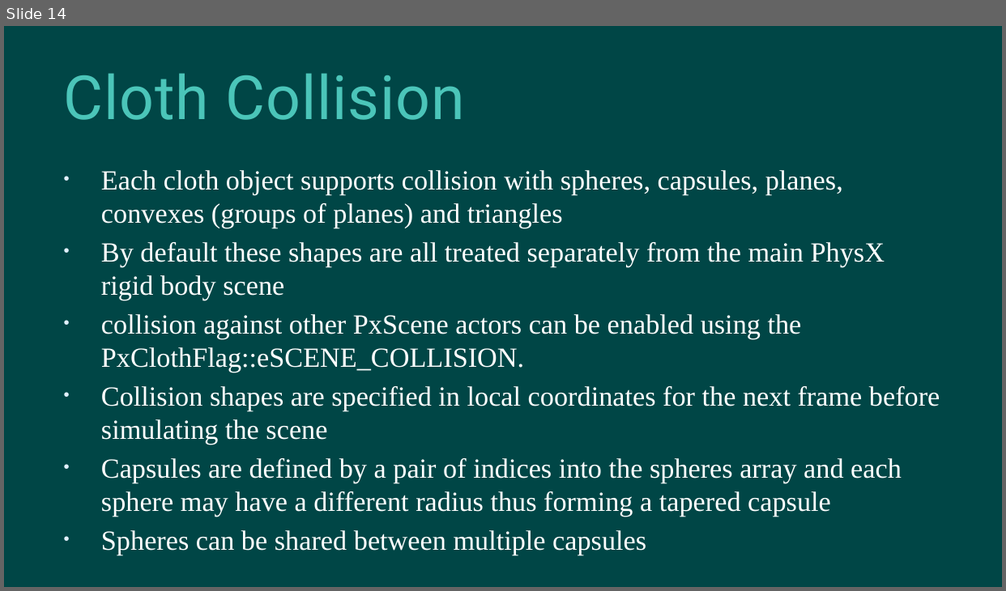
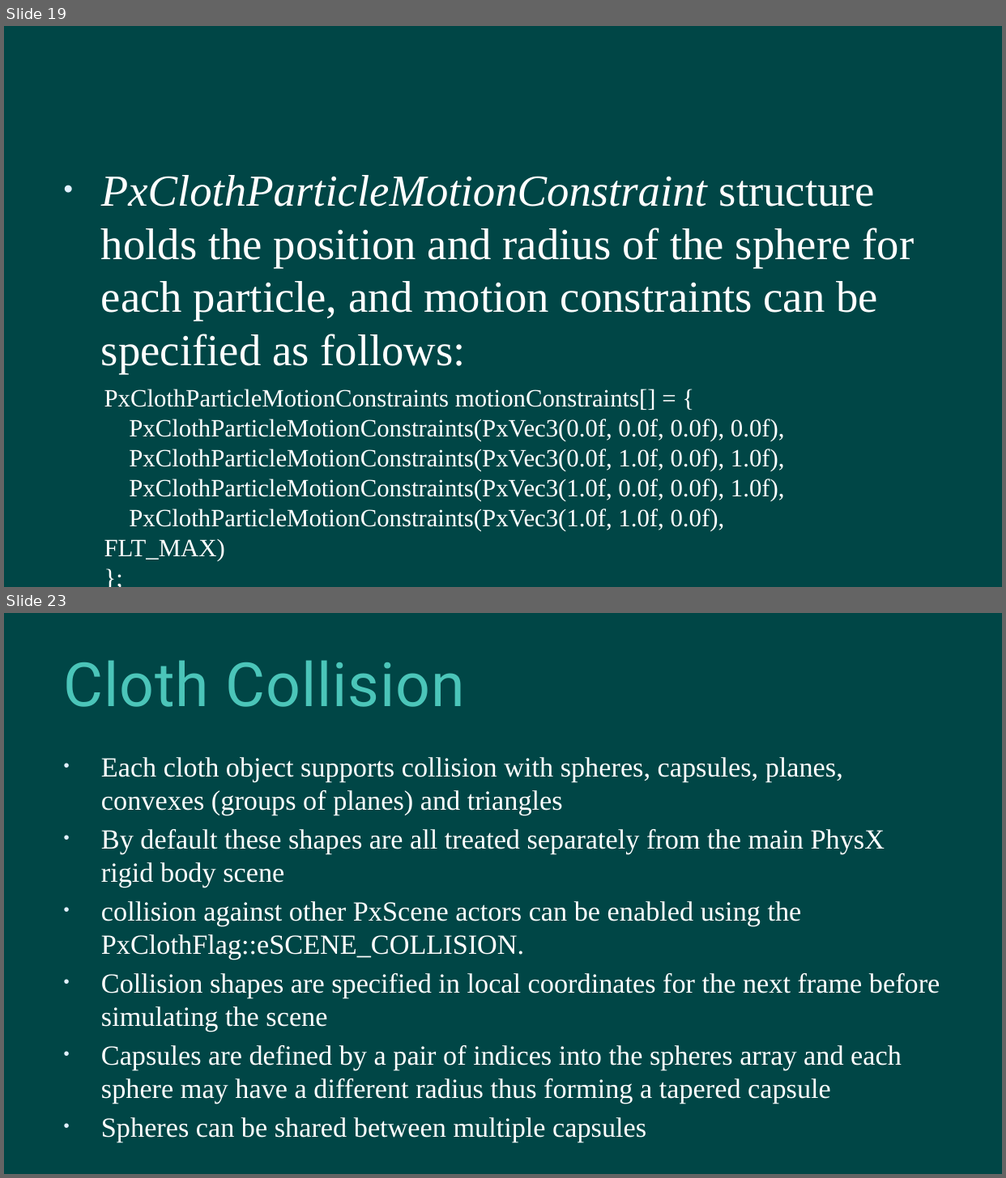
Before and after one commit to hanhonglei/Course_GamePhysics, a slide deck: Slides/9 布料 new/布料.pptx. Shown one above the other, each under a label of ours: slide 14 before the commit, slides 19 and 23 after it; the slides between them are not shown. The pictures are 1006x591 and 1006x1178 pixels, drawn with LibreOffice and Linux fonts; fonts in the diff are those of the drawing; background and template pictures are left out. Boxes give left, top, right and bottom in pixels: in the first picture for what was removed or moved away, otherwise in the second. Text is boxed around its words. In the diff, an @@ line names an element or a change of style, - is before the commit and + after.

```diff
--- a/Slides/9 布料 new/布料.pptx
+++ b/Slides/9 布料 new/布料.pptx
@@ slide 19 added at (4, 26, 1002, 587), background #004646 @@
@@ text added at (101, 175, 914, 374), 32 pt, text #FFFFFF @@
+• PxClothParticleMotionConstraint structure holds the position and radius of the sphere for each particle, and motion constraints can be specified as follows:
@@ text added at (104, 389, 785, 561), 18 pt, text #FFFFFF @@
+PxClothParticleMotionConstraints motionConstraints[] = {
+PxClothParticleMotionConstraints(PxVec3(0.0f, 0.0f, 0.0f), 0.0f),
+PxClothParticleMotionConstraints(PxVec3(0.0f, 1.0f, 0.0f), 1.0f),
+PxClothParticleMotionConstraints(PxVec3(1.0f, 0.0f, 0.0f), 1.0f),
+PxClothParticleMotionConstraints(PxVec3(1.0f, 1.0f, 0.0f), FLT_MAX)
+};
+cloth.setMotionConstraints(motionConstraints);
@@ what was slide 14 is now slide 23 @@
```
Also in this commit, not shown: 4 slides changed, 10 other slides added, 2 slides removed, 13 other files.
